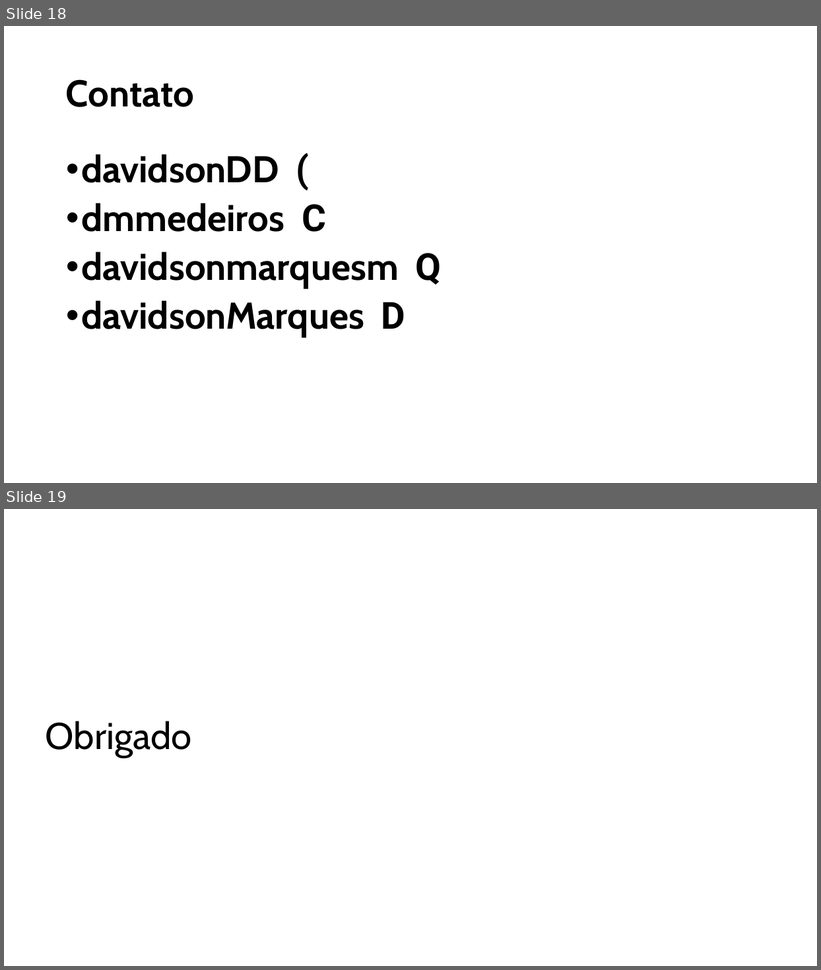
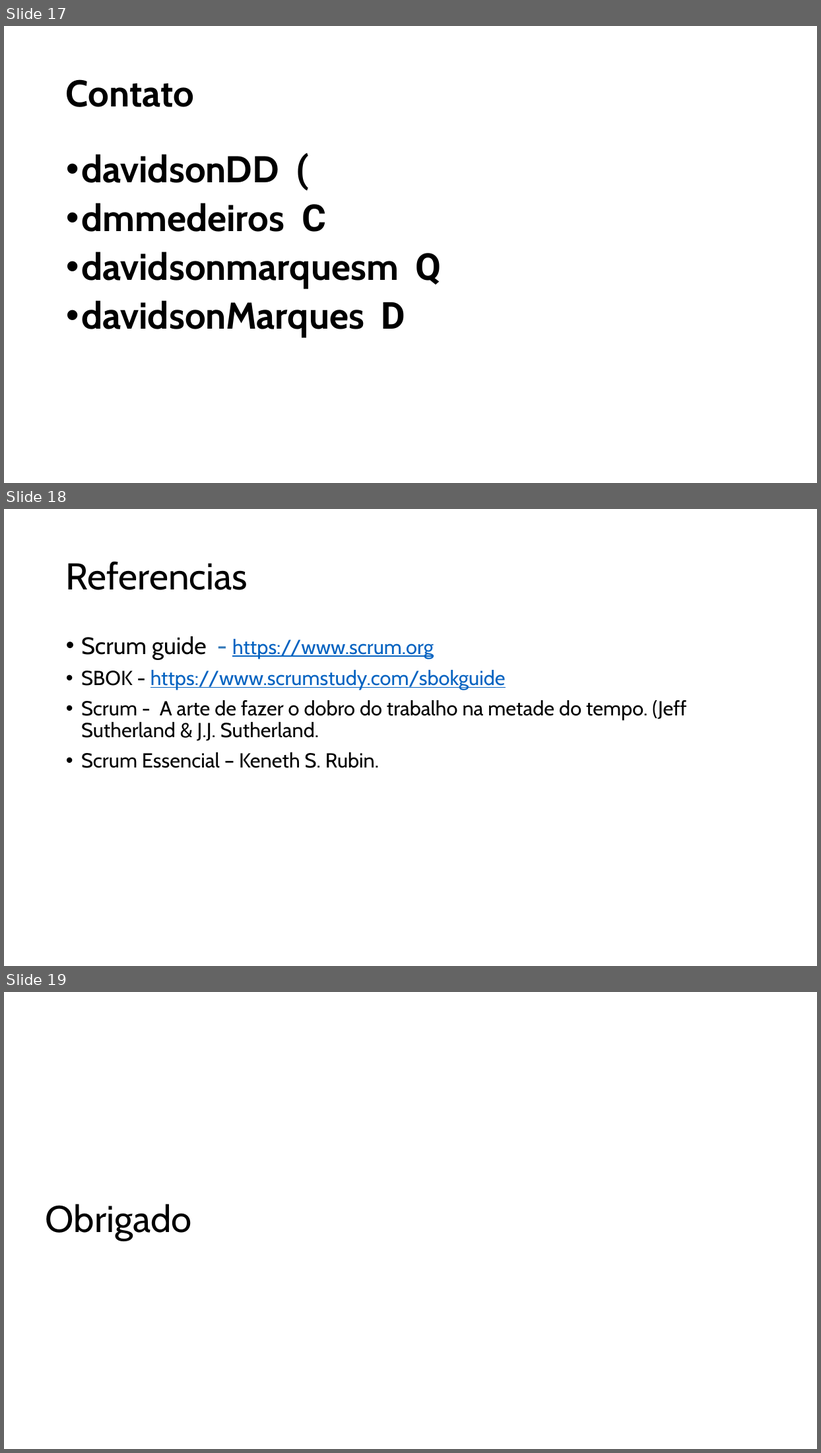
Before and after one commit to dmm813/lecturees, a slide deck: doxchaoscrum/doxhgaoscrum.pptx. Shown one above the other, each under a label of ours: slides 18 and 19 before the commit, slides 17, 18 and 19 after it. The pictures are 821x970 and 821x1453 pixels, drawn with LibreOffice and Linux fonts; fonts in the diff are those of the drawing; background and template pictures are left out. Boxes give left, top, right and bottom in pixels: in the first picture for what was removed or moved away, otherwise in the second. Text is boxed around its words. In the diff, an @@ line names an element or a change of style, - is before the commit and + after.

```diff
--- a/doxchaoscrum/doxhgaoscrum.pptx
+++ b/doxchaoscrum/doxhgaoscrum.pptx
@@ slide 18 added at [4, 509, 817, 966], background picture (left out) @@
@@ title added at [66, 561, 248, 590], 44 pt, text #000000 @@
+Referencias
@@ text added at [81, 636, 686, 768], 24 pt, text #000000 @@
+• Scrum guide - https://www.scrum.org
+• SBOK - https://www.scrumstudy.com/sbokguide
+• Scrum - A arte de fazer o dobro do trabalho na metade do tempo. (Jeff Sutherland & J.J. Sutherland.
+• Scrum Essencial – Keneth S. Rubin.
@@ what was slide 18 is now slide 17 @@
```
Also in this commit, not shown: 7 slides changed, 1 other slide added, 1 slide removed, 1 other file.
